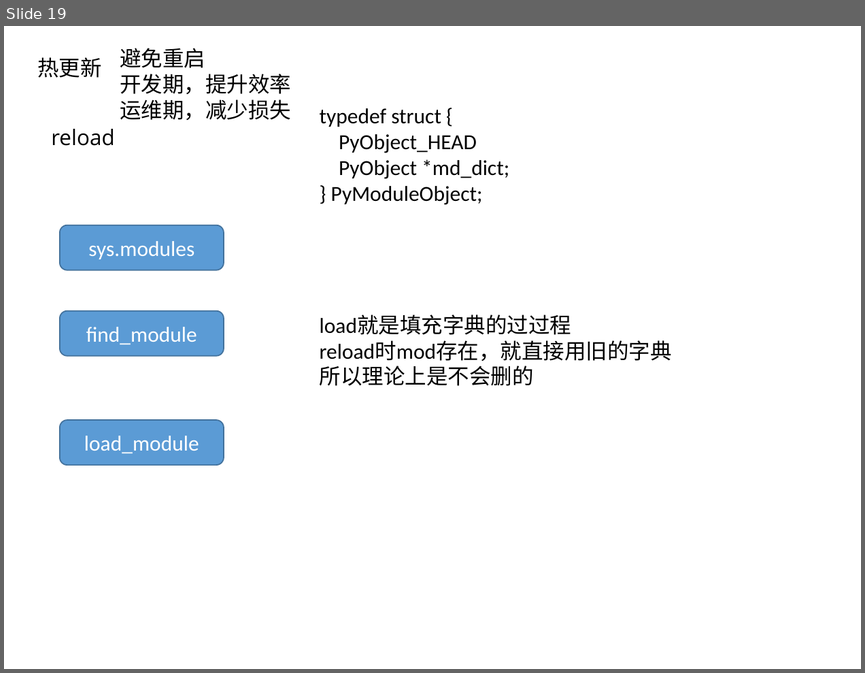
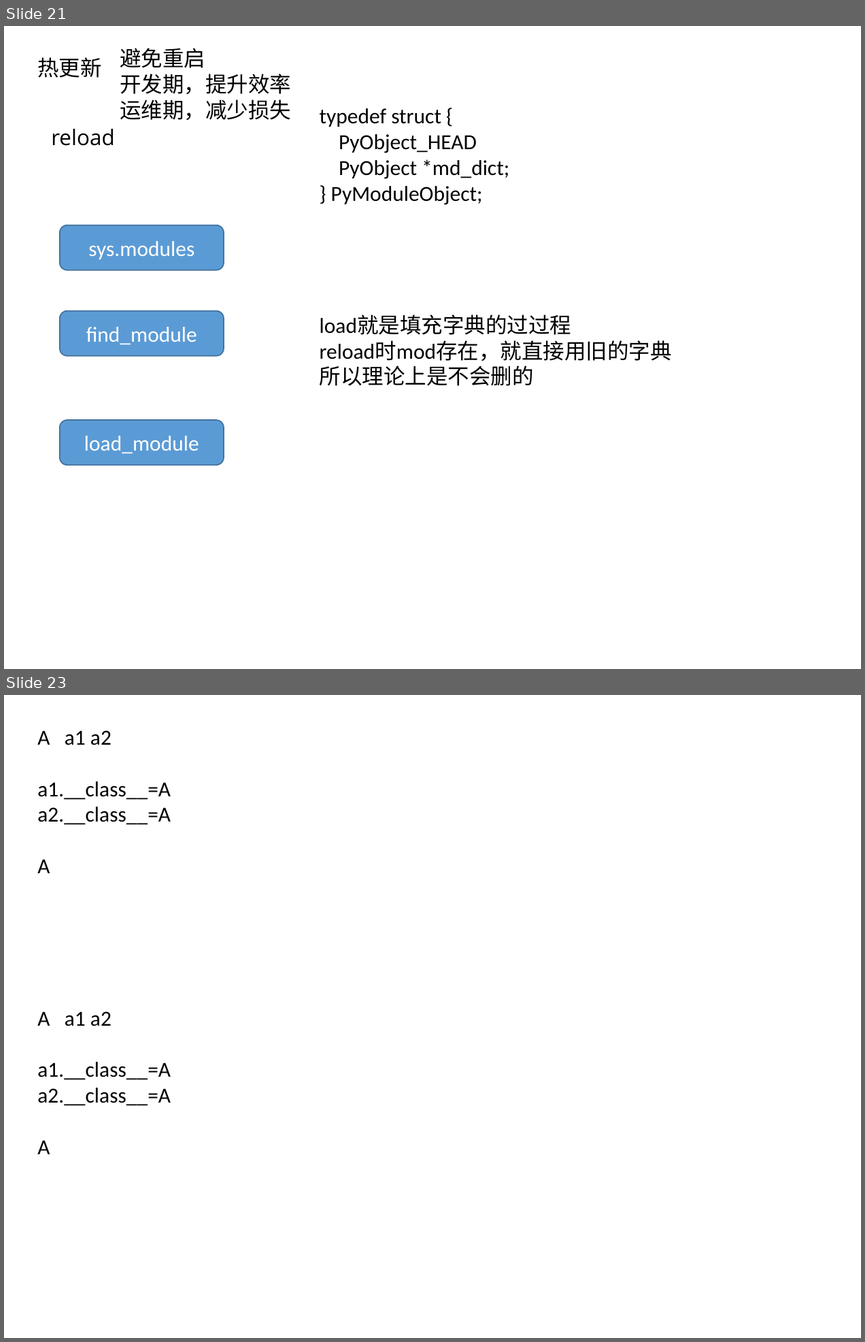
Before and after one commit to menfeng/studynote, a slide deck: python/source code/import/import.pptx. Shown one above the other, each under a label of ours: slide 19 before the commit, slides 21 and 23 after it; the slides between them are not shown. The pictures are 865x673 and 865x1342 pixels, drawn with LibreOffice and Linux fonts; fonts in the diff are those of the drawing. Boxes give left, top, right and bottom in pixels: in the first picture for what was removed or moved away, otherwise in the second. Text is boxed around its words. In the diff, an @@ line names an element or a change of style, - is before the commit and + after.

```diff
--- a/python/source code/import/import.pptx
+++ b/python/source code/import/import.pptx
@@ slide 23 added at (4,695,861,1338), background #FFFFFF @@
@@ text added at (37,730,171,873), 18 pt, text #000000 @@
+A a1 a2
+a1.__class__=A
+a2.__class__=A
+A
@@ text added at (37,1011,171,1154), 18 pt, text #000000 @@
+A a1 a2
+a1.__class__=A
+a2.__class__=A
+A
@@ what was slide 19 is now slide 21 @@
```
Also in this commit, not shown: 3 slides changed, 3 other slides added, 4 other files.
